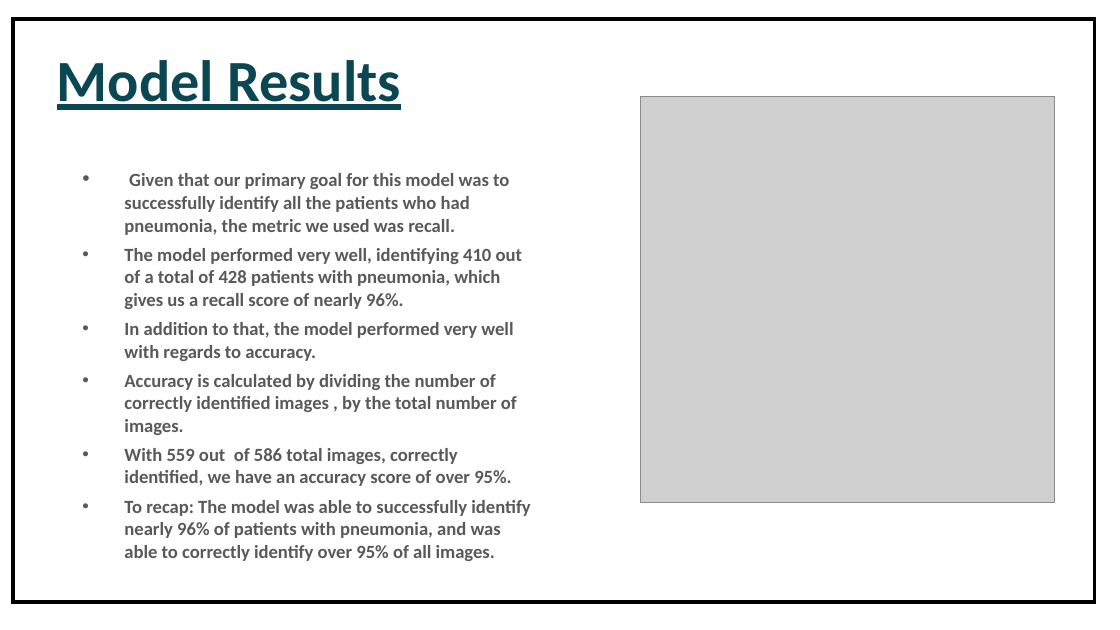
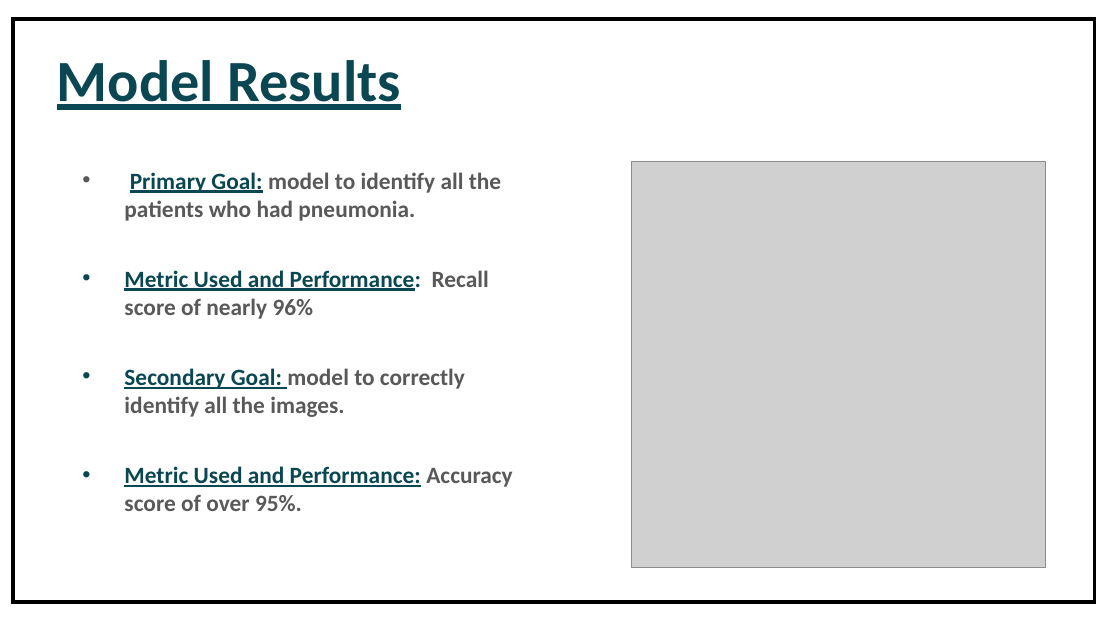
Before and after one commit to Freddy-2021/Using-a-Convolutional-Neural-Network-to-Help-Detect-Pneumonia, a slide deck: slide 6 of Phese_4_Project_Presentation.pptx. Drawn at 1120x630 pixels with LibreOffice and Linux fonts; fonts in the diff are those of the drawing; grey boxes stand for pictures. Boxes give left, top, right and bottom in pixels: in the first picture for what was removed or moved away, otherwise in the second. Text is boxed around its words. In the diff, an @@ line names an element or a change of style, - is before the commit and + after.

```diff
--- a/Phese_4_Project_Presentation.pptx
+++ b/Phese_4_Project_Presentation.pptx
@@ text at bbox=[124, 172, 512, 511]: text changed; size 16 to 20 pt @@
-• Given that our primary goal for this model was to successfully identify all the patients who had pneumonia, the metric we used was recall.
-• The model performed very well, identifying 410 out of a total of 428 patients with pneumonia, which gives us a recall score of nearly 96%.
-• In addition to that, the model performed very well with regards to accuracy.
-• Accuracy is calculated by dividing the number of correctly identified images , by the total number of images.
-• With 559 out of 586 total images, correctly identified, we have an accuracy score of over 95%.
-• To recap: The model was able to successfully identify nearly 96% of patients with pneumonia, and was able to correctly identify over 95% of all images.
+• Primary Goal: model to identify all the patients who had pneumonia.
+• Metric Used and Performance: Recall score of nearly 96%
+• Secondary Goal: model to correctly identify all the images.
+• Metric Used and Performance: Accuracy score of over 95%.
@@ picture: place and size @@
-picture at bbox=[640, 97, 1054, 502]
+picture at bbox=[632, 162, 1046, 568]
```
Also in this commit, not shown: 3 other slides changed, 6 other files.
